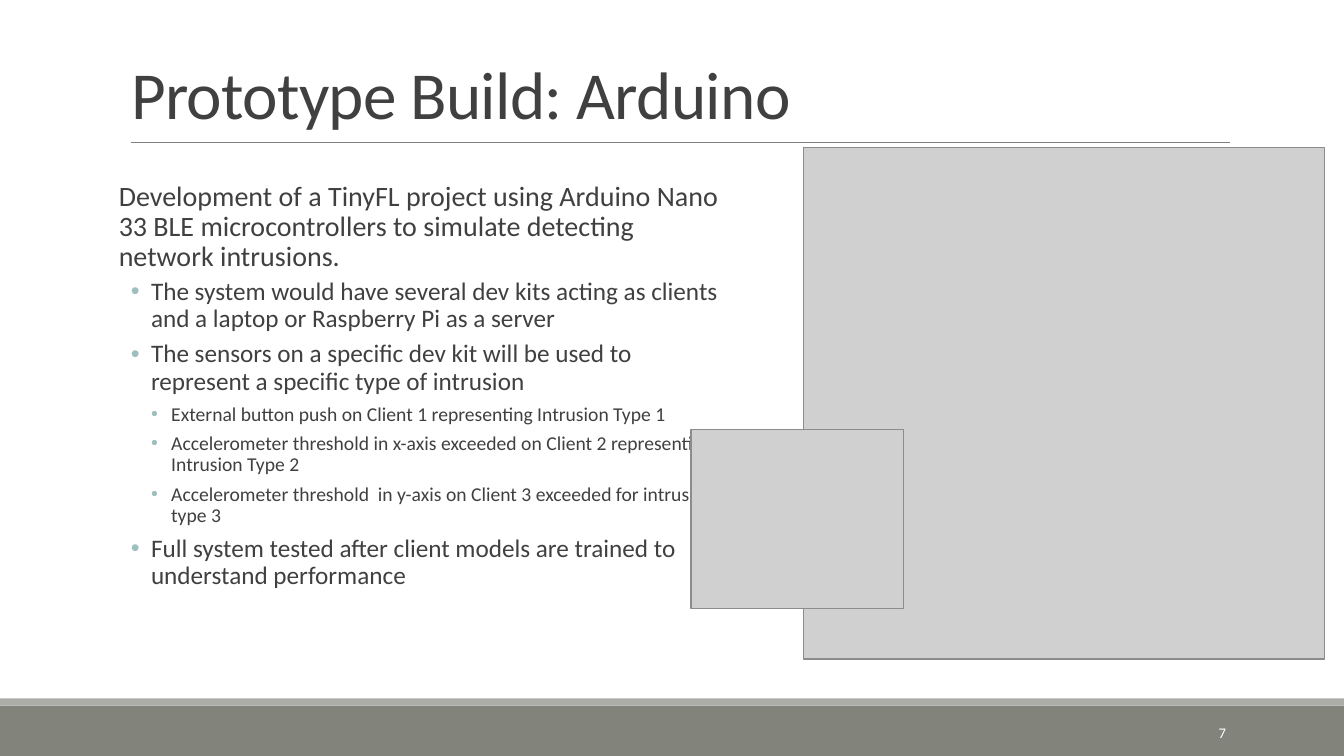
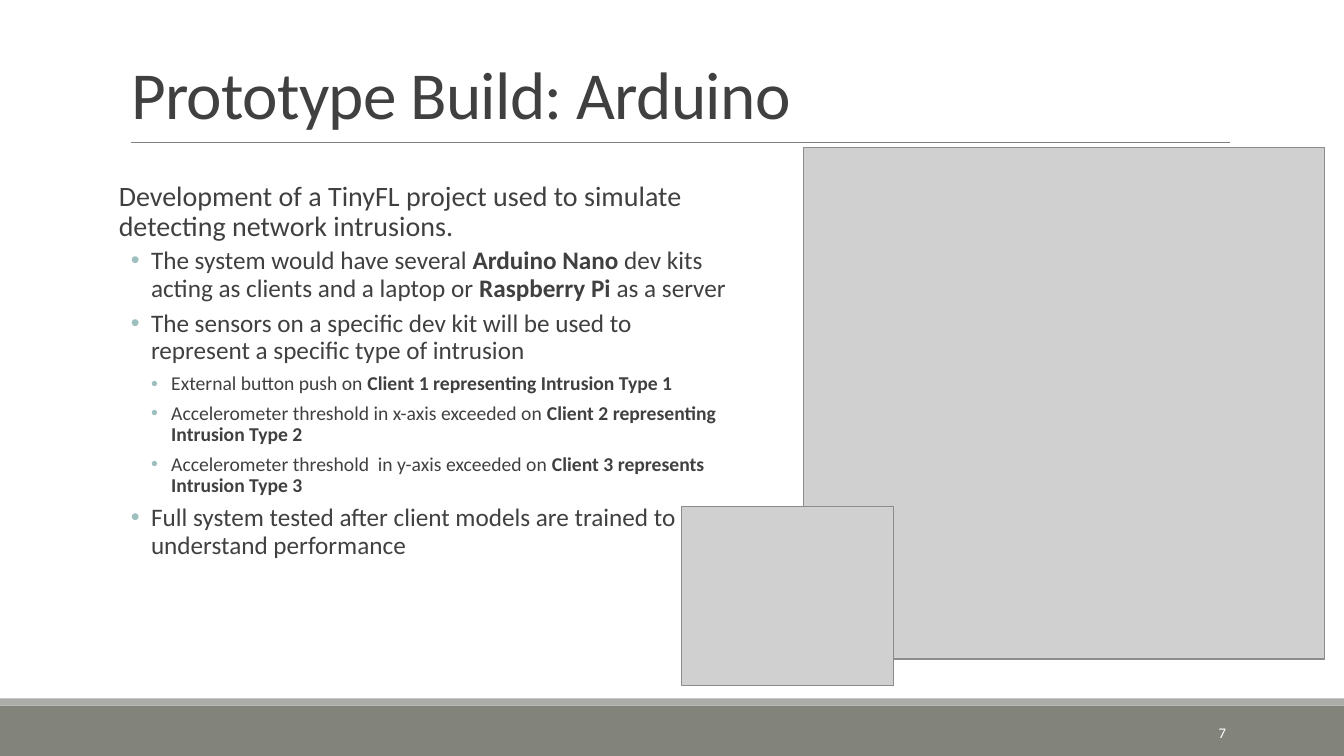
Before and after one commit to ofithcheallaigh/phd, a slide deck: slide 7 of Presentations/Supervisor Meetings/2024/20240426.pptx. Drawn at 1344x756 pixels with LibreOffice and Linux fonts; fonts in the diff are those of the drawing; grey boxes stand for pictures; background and template pictures are left out. Boxes give left, top, right and bottom in pixels: in the first picture for what was removed or moved away, otherwise in the second. Text is boxed around its words. In the diff, an @@ line names an element or a change of style, - is before the commit and + after.

Commit message:
No real change to info, just formatting

```diff
--- a/Presentations/Supervisor Meetings/2024/20240426.pptx
+++ b/Presentations/Supervisor Meetings/2024/20240426.pptx
@@ text at (119, 186, 726, 302): text changed; size 20 to 18 pt @@
-  Development of a TinyFL project using Arduino Nano 33 BLE microcontrollers to simulate detecting network intrusions.
-  • The system would have several dev kits acting as clients and a laptop or Raspberry Pi as a server
+  Development of a TinyFL project used to simulate detecting network intrusions.
+  • The system would have several Arduino Nano dev kits acting as clients and a laptop or Raspberry Pi as a server
@@ text at (171, 376, 716, 444): bold on in "Client 1 representing Intrusion Type 1", "Client 2 representing Intrusion Type 2" @@
@@ text at (171, 457, 704, 495): text changed @@
-    • Accelerometer threshold in y-axis on Client 3 exceeded for intrusion type 3
+    • Accelerometer threshold in y-axis exceeded on Client 3 represents Intrusion Type 3
@@ picture: place and size @@
-picture at (691, 430, 903, 608)
+picture at (682, 507, 894, 686)
```
Also in this commit, not shown: 3 other slides changed.
